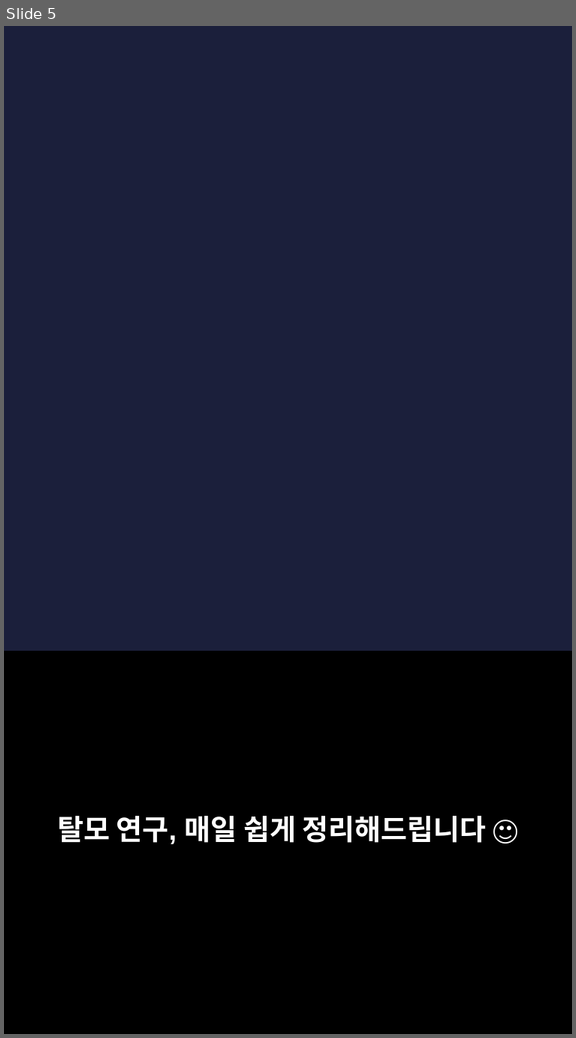
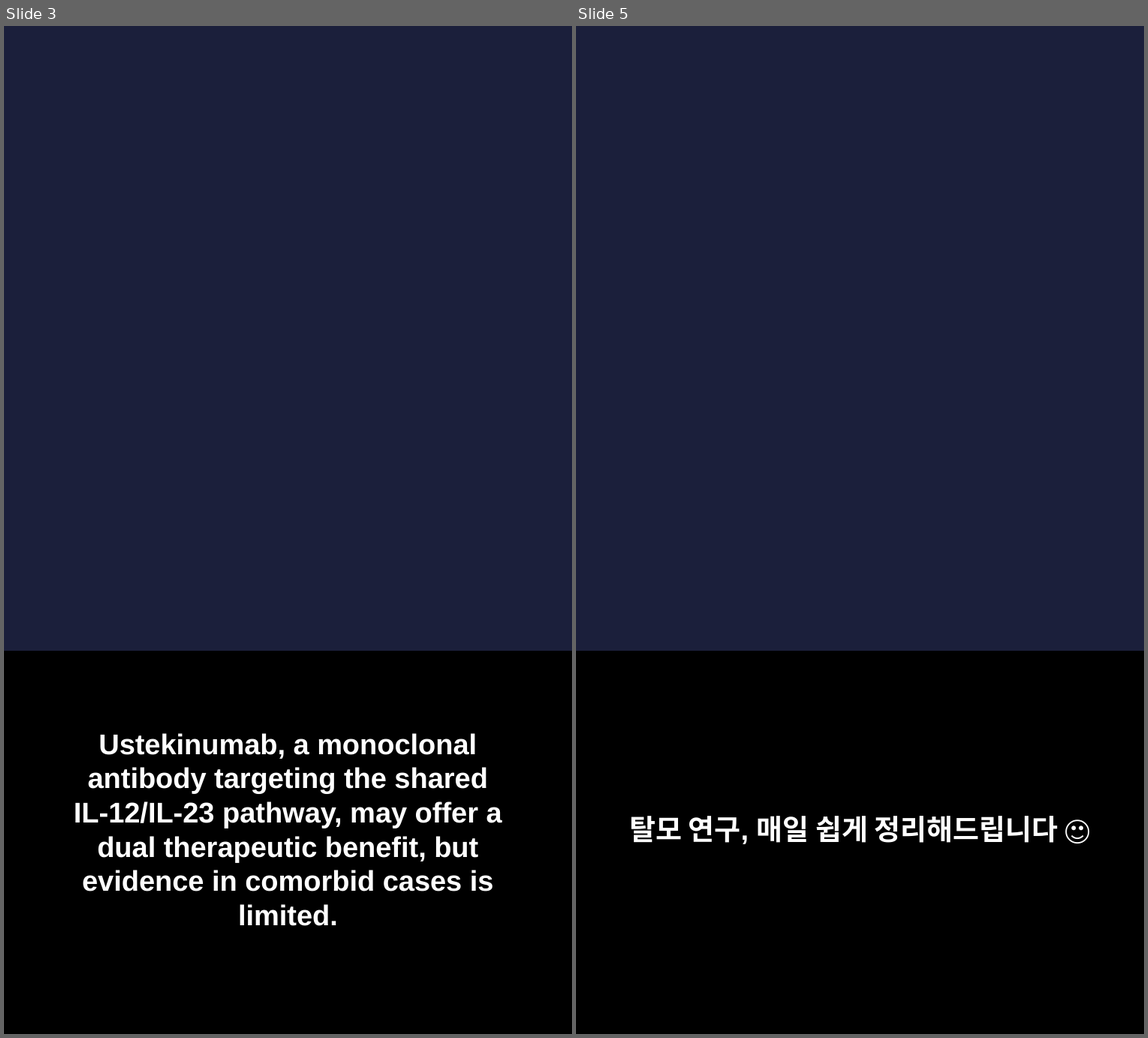
Before and after one commit to hyokang2010-BJ-ANTH/product-builder-test, a slide deck: pwa/data/latest/slides.pptx. Shown side by side, each under a label of ours: slide 5 before the commit, slides 3 and 5 after it; the slides between them are not shown. The pictures are 576x1038 and 1148x1038 pixels, drawn with LibreOffice and Linux fonts; fonts in the diff are those of the drawing; background and template pictures are left out. Boxes give left, top, right and bottom in pixels: in the first picture for what was removed or moved away, otherwise in the second. Text is boxed around its words. In the diff, an @@ line names an element or a change of style, - is before the commit and + after.

```diff
--- a/pwa/data/latest/slides.pptx
+++ b/pwa/data/latest/slides.pptx
@@ slide 3 added at (4,26,572,1034), background picture (left out) @@
@@ rectangle added at (4,652,572,1034), fill #000000 @@
@@ text added at (74,733,502,926), 22 pt, text #FFFFFF, bold @@
+Ustekinumab, a monoclonal antibody targeting the shared IL-12/IL-23 pathway, may offer a dual therapeutic benefit, but evidence in comorbid cases is limited.
```
Also in this commit, not shown: 2 slides changed, 4 other slides added, 6 slides removed, 26 other files.
